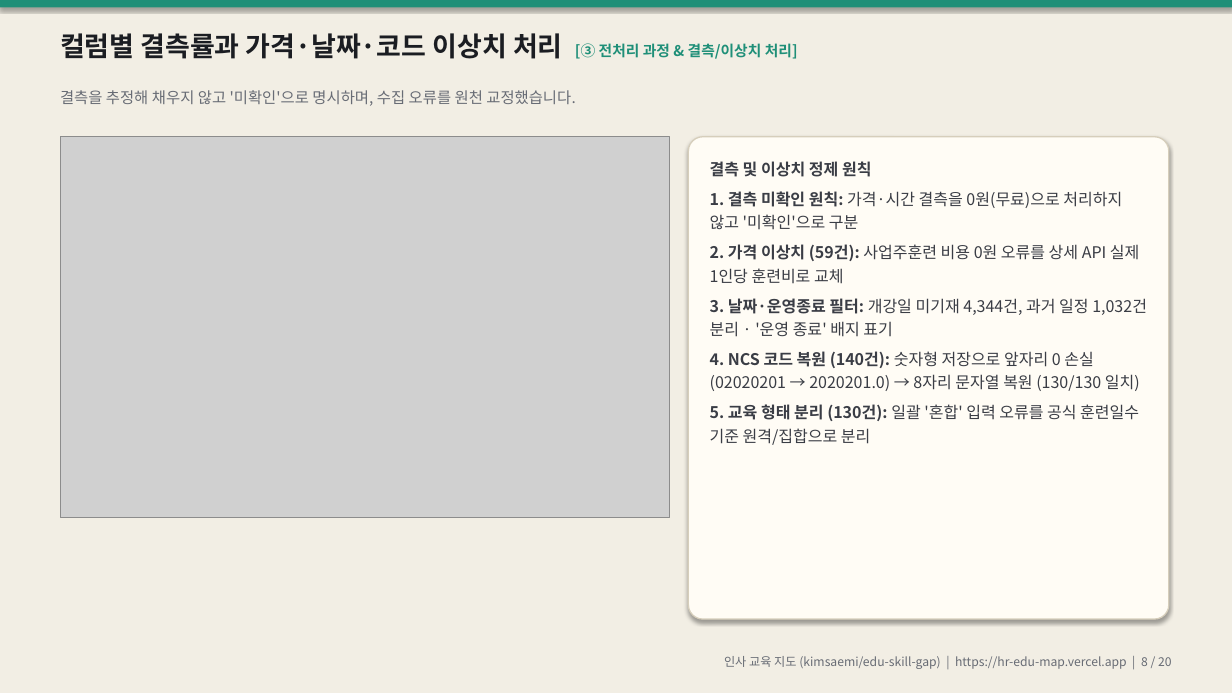
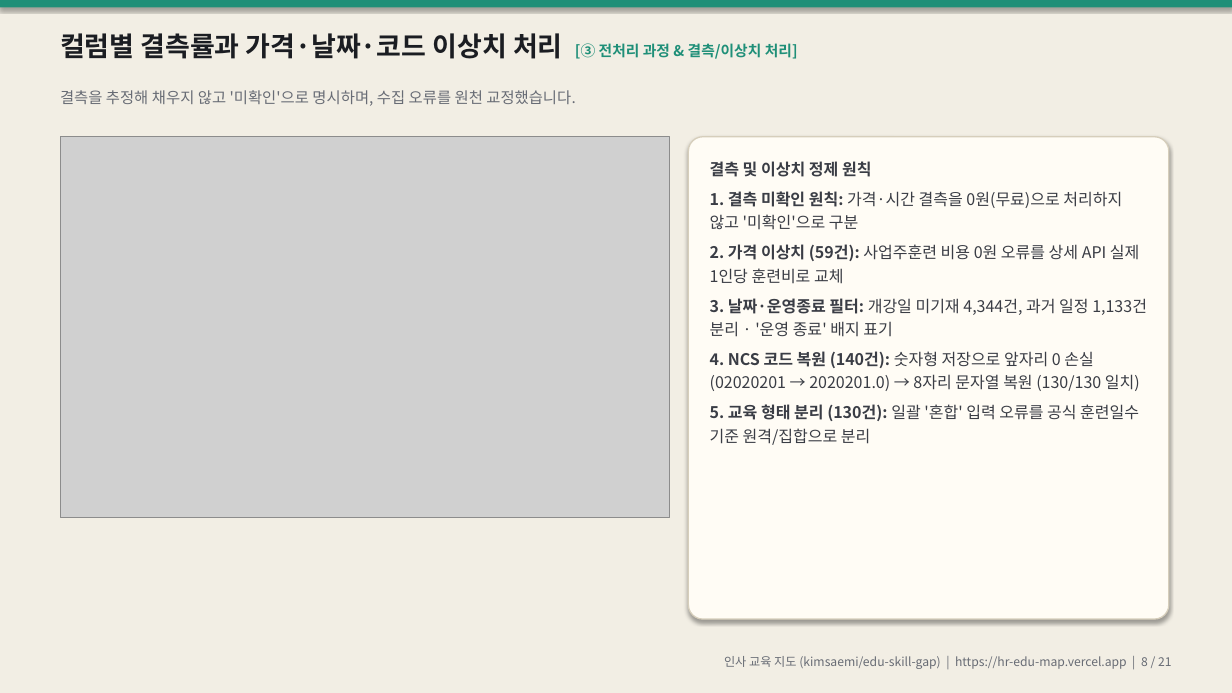
Before and after one commit to kimsaemi/edu-skill-gap, a slide deck: slide 8 of presentation/HR_교육지도_발표.pptx. Drawn at 1232x693 pixels with LibreOffice and Linux fonts; fonts in the diff are those of the drawing; grey boxes stand for pictures. Boxes give left, top, right and bottom in pixels: in the first picture for what was removed or moved away, otherwise in the second. Text is boxed around its words. In the diff, an @@ line names an element or a change of style, - is before the commit and + after.

```diff
--- a/presentation/HR_교육지도_발표.pptx
+++ b/presentation/HR_교육지도_발표.pptx
@@ text at (710, 298, 1147, 337): text changed @@
-3. 날짜·운영종료 필터: 개강일 미기재 4,344건, 과거 일정 1,032건 분리 · '운영 종료' 배지 표기
+3. 날짜·운영종료 필터: 개강일 미기재 4,344건, 과거 일정 1,133건 분리 · '운영 종료' 배지 표기
@@ text at (724, 656, 1171, 669): text changed @@
-인사 교육 지도 (kimsaemi/edu-skill-gap) | https://hr-edu-map.vercel.app | 8 / 20
+인사 교육 지도 (kimsaemi/edu-skill-gap) | https://hr-edu-map.vercel.app | 8 / 21
```
Also in this commit, not shown: 19 other slides changed, 1 slide added, 8 other files.
